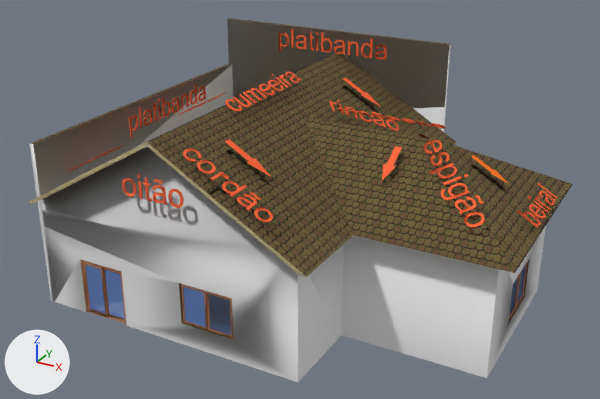
An edit to the COLLADA model imagens/casa.dae, drawn before and after from the same camera.
Before and after are seen from a camera (50 mm lens) standing at (12.5, -24.1, 15.4) and looking at (-0.6, -0.4, 3.6). The lights are fixed; the arrows at lower left show +X, +Y and +Z. Vertices at the same position are counted once.

Objects in the first picture: 'SketchUp'.
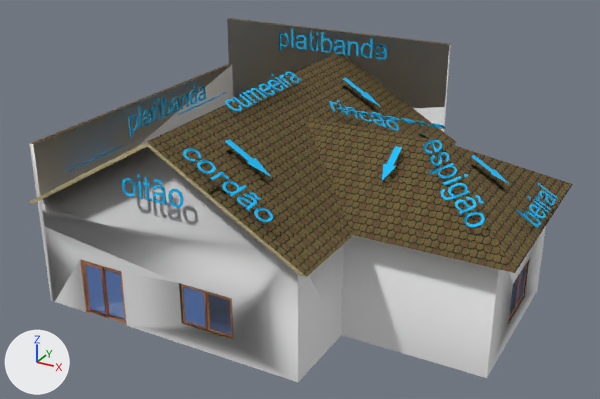
What differs and where, as boxes [x1, y1, x2, y2] in the pictures (600 x 399 px):
part 1 of me_sketchup, recoloured: [67, 29, 557, 228] in both
part 2 of me_sketchup, recoloured (orange to cyan): [418, 134, 509, 184] in both

Patch to the scene script:
```diff
--- a/imagens/casa.dae.py
+++ b/imagens/casa.dae.py
@@ mat_0097_deepskyblue @@
+mat_0097_deepskyblue = principled_material('_0097_DeepSkyBlue')
+mat_0097_deepskyblue.base_color = (0.0, 0.521, 1.0)  # cyan #00bfff
+mat_0097_deepskyblue.roughness = 0.9
@@ me_sketchup @@
 me_sketchup.from_pydata(...)  # 7837 vertices, 15352 faces; spans x -7.9..7.9, y -6.2..6.5, z 0.0..8.0
 # used by ob_sketchup; location = (0.0, 0.0, 0.0)
+# me_sketchup part 1: all 14203 faces that had it switch from mat_color_b04 (orange #ff6532) to mat_0097_deepskyblue (cyan #00bfff)
+# me_sketchup part 2: all 15 faces that had it switch from mat_cor_f07 (orange #ff7600) to mat_0097_deepskyblue (cyan #00bfff)
 me_sketchup.materials.append(mat_auto_2)
```
